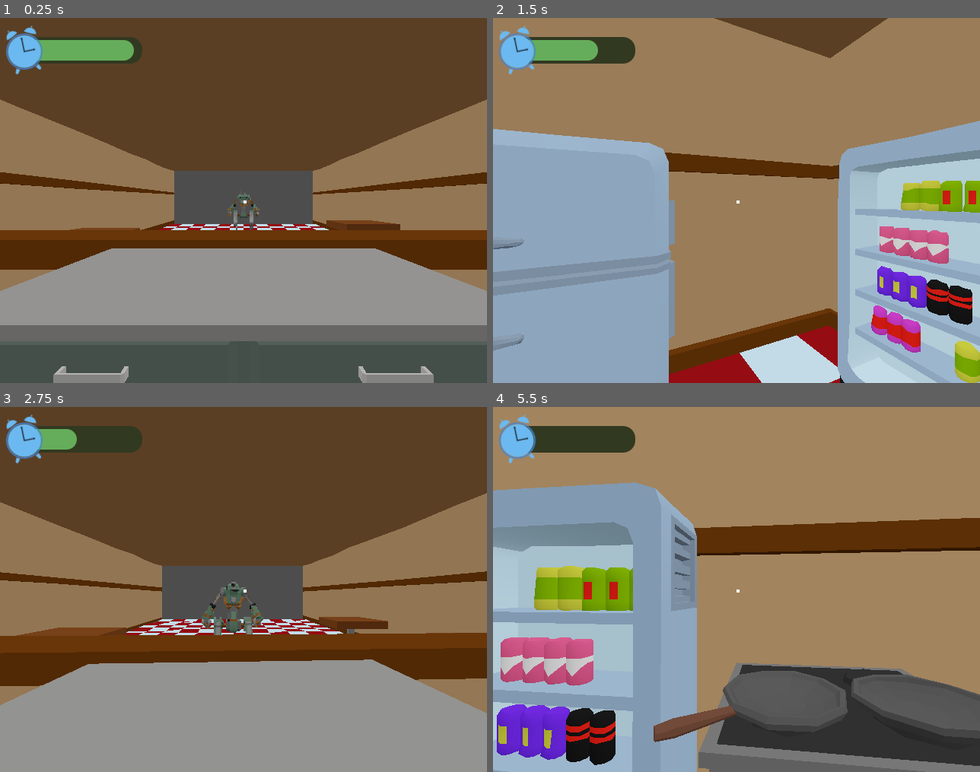
Above: before the commit, frames 1-4 (two rows, left to right).
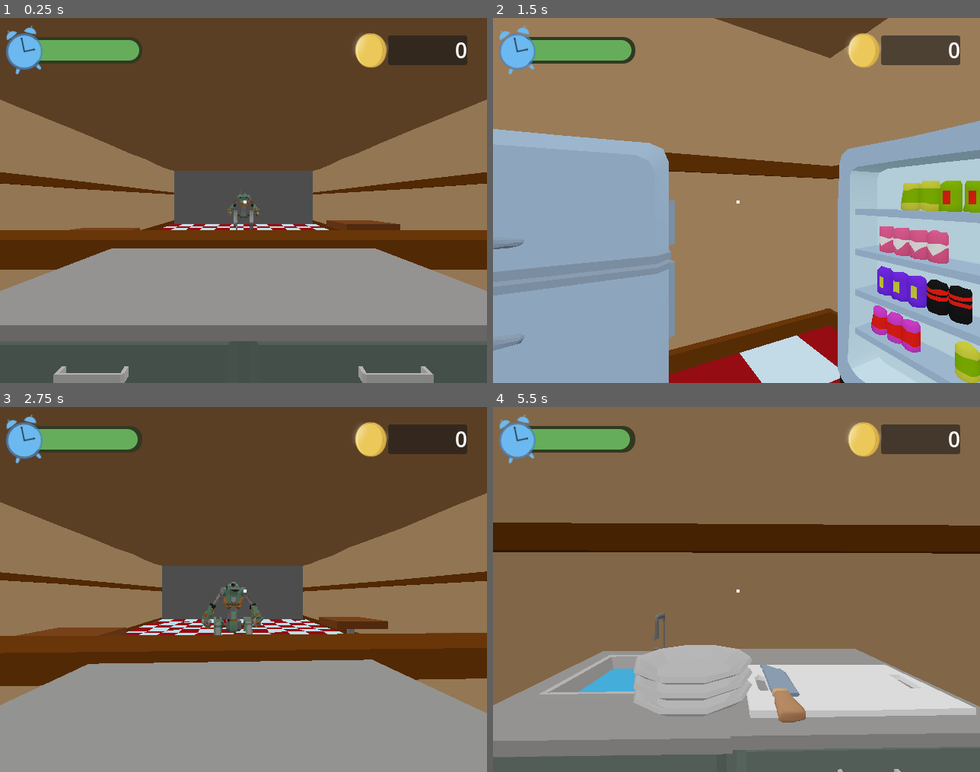
Above: after the commit, the same moments.

Repository: connor-lennox/DemoDisk
Game: Godot game, scene res://scenes/level/level_scene.tscn
Same seed, same stepped clock (60 frames per second), same inputs: the game is played once before the commit and once after it. This scene is started directly instead of the project's main scene.
Inputs (mouse positions are in pixels of both pictures, inside the frame that each line leads up to):
- Up to frame 1 (0.25 s): no input
- Up to frame 2 (1.5 s): tap Enter (ui_accept) at 0.5, 0.6, 0.77, 1.07, 1.25 s; move the mouse to (760, 200) at 0.52 s; hold D (move_right) 0.53-1.28 s; move the mouse to (712, 200) at 1.27 s; hold S (move_back) from 1.28 s (still down); click (712, 200) at 1.35 s
- Up to frame 3 (2.75 s): tap Enter (ui_accept) at 1.52, 1.55, 1.82, 2.1 s; move the mouse to (253, 582) at 2.02 s; release S (move_back) at 2.03 s; hold D (move_right) from 2.03 s (still down)
- Up to frame 4 (5.5 s): move the mouse to (731, 596) at 2.77 s; click (731, 596) at 2.85 s; tap Enter (ui_accept) at 3.02, 3.05, 3.32, 3.6, 3.77, 4.07, 4.52, 4.55, 4.82, 5, 5.1 s; move the mouse to (775, 593) at 3.52 s; release D (move_right) at 3.53 s; hold A (move_left) 3.53-5.03 s; move the mouse to (697, 585) at 4.27 s; click (697, 585) at 4.35 s; move the mouse to (741, 589) at 5.02 s; hold S (move_back) from 5.03 s (still down)

The runs differ from the first frame. In frame 1, 1.9% of the frame differs, in the area x 25-96%, y 4-14%; in frame 2, 2.2%; in frame 3, 2.5%; in frame 4, 93%, in the area x 0-100%, y 0-100%.

Commit message:
customers pay, end level chime, title graphic

Diff:
--- a/nodes/customers/customer.gd
+++ b/nodes/customers/customer.gd
@@ -32,6 +32,7 @@
 @onready var character_root: Node3D = $CharacterRoot
 @onready var item_receiver: Node3D = $ItemReceiver
 @onready var dialog_player = $DialogPlayer
+@onready var coin_sfx = $CoinSfx
 @onready var order_root = $OrderRoot
 
 var mech: Node3D
@@ -156,6 +157,7 @@
 	return len(order.requirements) == len(received_items)
 
 func _complete_order():
+	coin_sfx.play()
 	_play_dialog_line(leaving_line)
 	interactable = false
 	_clear_order_icons()
--- a/nodes/customers/customer.tscn
+++ b/nodes/customers/customer.tscn
@@ -1,6 +1,7 @@
-[gd_scene load_steps=3 format=3 uid="uid://03f307g5cj2y"]
+[gd_scene load_steps=4 format=3 uid="uid://03f307g5cj2y"]
 
 [ext_resource type="Script" path="res://nodes/customers/customer.gd" id="1_tyl84"]
+[ext_resource type="AudioStream" uid="uid://c3bdrry8i8k7a" path="res://assets/sounds/coins.ogg" id="2_pwkrw"]
 
 [sub_resource type="BoxShape3D" id="BoxShape3D_3ny1c"]
 size = Vector3(1, 1.25, 1)
@@ -25,3 +26,7 @@
 
 [node name="DialogPlayer" type="AudioStreamPlayer3D" parent="."]
 transform = Transform3D(1, 0, 0, 0, 1, 0, 0, 0, 1, 0, 2, 0)
+
+[node name="CoinSfx" type="AudioStreamPlayer3D" parent="."]
+transform = Transform3D(1, 0, 0, 0, 1, 0, 0, 0, 1, 0, 2, 0)
+stream = ExtResource("2_pwkrw")
--- a/nodes/customers/customer_manager.gd
+++ b/nodes/customers/customer_manager.gd
@@ -5,7 +5,7 @@
 const BACK_OF_LINE = 10
 const WALK_FORWARD_DELAY = 1
 
-signal customer_satisfied
+signal customer_satisfied(order)
 
 var entrees = [
 	preload("res://nodes/customers/order_items/burger_cheese_order_item.tres"),
@@ -43,7 +43,7 @@
 		return
 
 	_remove_customer(customer)
-	customer_satisfied.emit()
+	customer_satisfied.emit(customer.order)
 
 	await get_tree().create_timer(WALK_FORWARD_DELAY).timeout
 	for i in range(len(customers)):
--- a/nodes/customers/order.gd
+++ b/nodes/customers/order.gd
@@ -11,3 +11,9 @@
 
 func required_food_items():
 	return requirements.map(func(r): return r.food_item) as Array[FoodItemType]
+
+func total_price():
+	var total = 0
+	for item in requirements:
+		total += item.price
+	return total
--- a/nodes/customers/order_item.gd
+++ b/nodes/customers/order_item.gd
@@ -4,3 +4,4 @@
 @export var food_item: FoodItemType
 @export var voice_line: AudioStream
 @export var icon: Texture
+@export var price: int
--- a/nodes/customers/order_items/burger_cheese_order_item.tres
+++ b/nodes/customers/order_items/burger_cheese_order_item.tres
@@ -10,3 +10,4 @@
 food_item = ExtResource("1_mbrx0")
 voice_line = ExtResource("3_kwar6")
 icon = ExtResource("2_wqnxn")
+price = 13
--- a/nodes/customers/order_items/burger_deluxe_order_item.tres
+++ b/nodes/customers/order_items/burger_deluxe_order_item.tres
@@ -10,3 +10,4 @@
 food_item = ExtResource("1_l0bxd")
 voice_line = ExtResource("3_qyceo")
 icon = ExtResource("2_xhhi0")
+price = 17
--- a/nodes/customers/order_items/burger_plain_order_item.tres
+++ b/nodes/customers/order_items/burger_plain_order_item.tres
@@ -10,3 +10,4 @@
 food_item = ExtResource("1_2nj3j")
 voice_line = ExtResource("3_8oncf")
 icon = ExtResource("2_ms40m")
+price = 11
--- a/nodes/customers/order_items/drink_order_item.tres
+++ b/nodes/customers/order_items/drink_order_item.tres
@@ -10,3 +10,4 @@
 food_item = ExtResource("1_3joh4")
 voice_line = ExtResource("3_ow1md")
 icon = ExtResource("2_vlxdi")
+price = 4
--- /dev/null
+++ b/nodes/other/coin_counter/coin_counter.gd
@@ -0,0 +1,18 @@
+extends Label
+
+var coins: int = 0
+
+var tween: Tween = null
+
+func add_coins(amount: int):
+	set_coins(coins + amount)
+
+func set_coins(new_coins: int):
+	if tween:
+		tween.kill()
+	tween = get_tree().create_tween()
+	tween.tween_method(_display_callback, coins, new_coins, 1)
+	coins = new_coins
+
+func _display_callback(value: int):
+	text = str(value)
--- /dev/null
+++ b/nodes/other/coin_counter/coin_counter.tscn
@@ -0,0 +1,33 @@
+[gd_scene load_steps=3 format=3 uid="uid://djyb6e3vby05q"]
+
+[ext_resource type="Script" path="res://nodes/other/coin_counter/coin_counter.gd" id="1_hroa8"]
+[ext_resource type="Texture2D" uid="uid://sdxmt0xi10lo" path="res://assets/icons/shiny-coin.png" id="2_lcc1h"]
+
+[node name="CoinCounter" type="Label"]
+anchors_preset = 15
+anchor_right = 1.0
+anchor_bottom = 1.0
+grow_horizontal = 2
+grow_vertical = 2
+theme_override_font_sizes/font_size = 28
+text = "0"
+horizontal_alignment = 2
+script = ExtResource("1_hroa8")
+
+[node name="Panel" type="Panel" parent="."]
+z_index = -1
+layout_mode = 1
+anchors_preset = 15
+anchor_right = 1.0
+anchor_bottom = 1.0
+grow_horizontal = 2
+grow_vertical = 2
+
+[node name="CoinIcon" type="TextureRect" parent="."]
+layout_mode = 0
+offset_left = -48.0
+offset_top = -4.0
+offset_right = 1.0
+offset_bottom = 43.0
+texture = ExtResource("2_lcc1h")
+expand_mode = 3
--- a/scenes/level/level_scene.gd
+++ b/scenes/level/level_scene.gd
@@ -5,6 +5,8 @@
 @onready var customer_manager: CustomerManager = $CustomerManager
 @onready var customer_spawn_timer = $CustomerSpawnTimer
 @onready var player = $Player
+@onready var coin_counter = $CoinCounter
+@onready var level_end_sfx = $LevelEndSfx
 
 @onready var sink = $Restaurant/Stations/SinkStation/Sink
 
@@ -19,8 +21,9 @@
 	customer_spawn_timer.wait_time = randf_range(15, 20)
 	customer_spawn_timer.start()
 
-func _order_completed():
+func _order_completed(order):
 	_wait_and_return_plate()
+	coin_counter.add_coins(order.total_price())
 
 func _wait_and_return_plate():
 	await get_tree().create_timer(PLATE_RETURN_TIME).timeout
@@ -28,5 +31,6 @@
 
 func _game_over():
 	player.locked = true
-	await get_tree().create_timer(1).timeout
+	level_end_sfx.play()
+	await get_tree().create_timer(1.5).timeout
 	SceneManager.switch_to_game_over()
--- a/scenes/level/level_scene.tscn
+++ b/scenes/level/level_scene.tscn
@@ -6,6 +6,8 @@
 [ext_resource type="PackedScene" uid="uid://dswwd02hmgwf" path="res://ui/player_crosshair.tscn" id="3_ejqch"]
 [ext_resource type="Script" path="res://nodes/customers/customer_manager.gd" id="4_2v1mk"]
 [ext_resource type="PackedScene" uid="uid://jec7d3om6mt1" path="res://nodes/other/game_timer/game_timer.tscn" id="6_x373w"]
+[ext_resource type="PackedScene" uid="uid://djyb6e3vby05q" path="res://nodes/other/coin_counter/coin_counter.tscn" id="7_r7b05"]
+[ext_resource type="AudioStream" uid="uid://cupxuwbtiqywq" path="res://assets/sounds/level_end_bell.ogg" id="8_mrog8"]
 
 [node name="level_scene" type="Node3D"]
 script = ExtResource("1_4sww3")
@@ -30,7 +32,21 @@
 offset_top = 29.0
 offset_right = 183.0
 offset_bottom = 56.0
-time_seconds = 5
+time_seconds = 240
+
+[node name="CoinCounter" parent="." instance=ExtResource("7_r7b05")]
+anchors_preset = 1
+anchor_left = 1.0
+anchor_bottom = 0.0
+offset_left = -130.0
+offset_top = 23.0
+offset_right = -26.0
+offset_bottom = 62.0
+grow_horizontal = 0
+grow_vertical = 1
+
+[node name="LevelEndSfx" type="AudioStreamPlayer" parent="."]
+stream = ExtResource("8_mrog8")
 
 [connection signal="customer_satisfied" from="CustomerManager" to="." method="_order_completed"]
 [connection signal="timeout" from="CustomerSpawnTimer" to="." method="_spawn_customer"]
--- a/scenes/title/title_scene.tscn
+++ b/scenes/title/title_scene.tscn
@@ -1,12 +1,20 @@
-[gd_scene load_steps=5 format=3 uid="uid://bn7fbs3cbbhs7"]
+[gd_scene load_steps=6 format=3 uid="uid://bn7fbs3cbbhs7"]
 
 [ext_resource type="Script" path="res://scenes/title/title_scene.gd" id="1_rdb1y"]
+[ext_resource type="Texture2D" uid="uid://dxjtvroslq3sj" path="res://assets/title/title_text.png" id="2_5d2od"]
 [ext_resource type="PackedScene" uid="uid://bc7fw6ecvwcv6" path="res://scenes/restaurant.tscn" id="2_a70bl"]
 [ext_resource type="Theme" uid="uid://bhns48wk8n48i" path="res://ui/ui_theme.tres" id="2_di8j4"]
 [ext_resource type="PackedScene" uid="uid://03f307g5cj2y" path="res://nodes/customers/customer.tscn" id="3_rcq0s"]
 
 [node name="TitleScene" type="Node"]
 script = ExtResource("1_rdb1y")
+
+[node name="TextureRect" type="TextureRect" parent="."]
+offset_left = 30.0
+offset_top = 35.0
+offset_right = 456.0
+offset_bottom = 106.0
+texture = ExtResource("2_5d2od")
 
 [node name="MarginContainer" type="MarginContainer" parent="."]
 anchors_preset = 2
Binary file added: assets/icons/shiny-coin.png
Not shown, added: assets/icons/shiny-coin.png.import
Not shown, added: assets/sounds/coins.ogg.import
Not shown, added: assets/sounds/level_end_bell.ogg.import
Binary file added: assets/title/title_text.png
Not shown, added: assets/title/title_text.png.import
Not shown: 1 places in scenes/level/level_scene.tscn that only renumber resources
Not shown, added: assets/sounds/coins.ogg
Not shown, added: assets/sounds/level_end_bell.ogg
